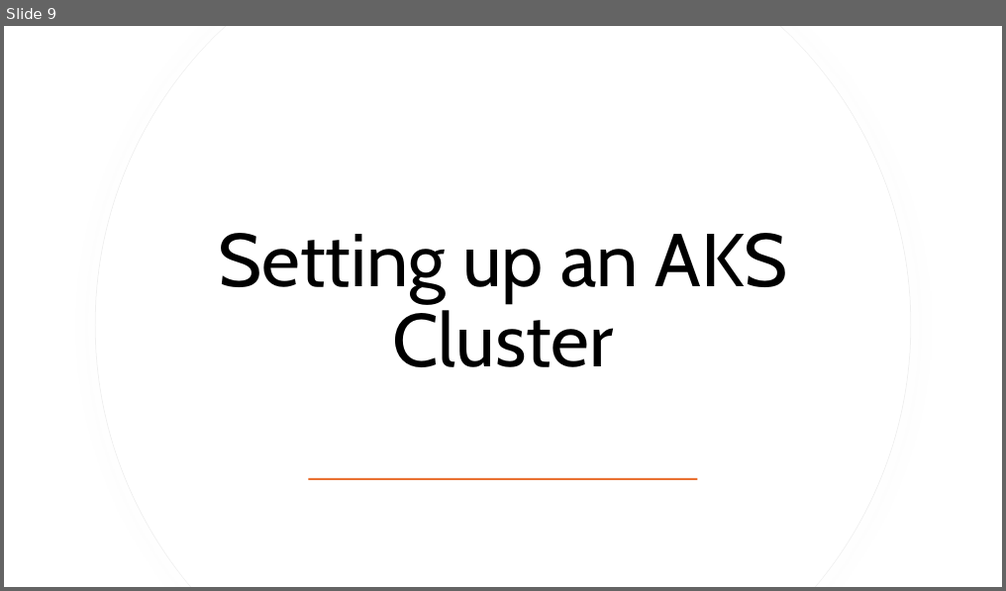
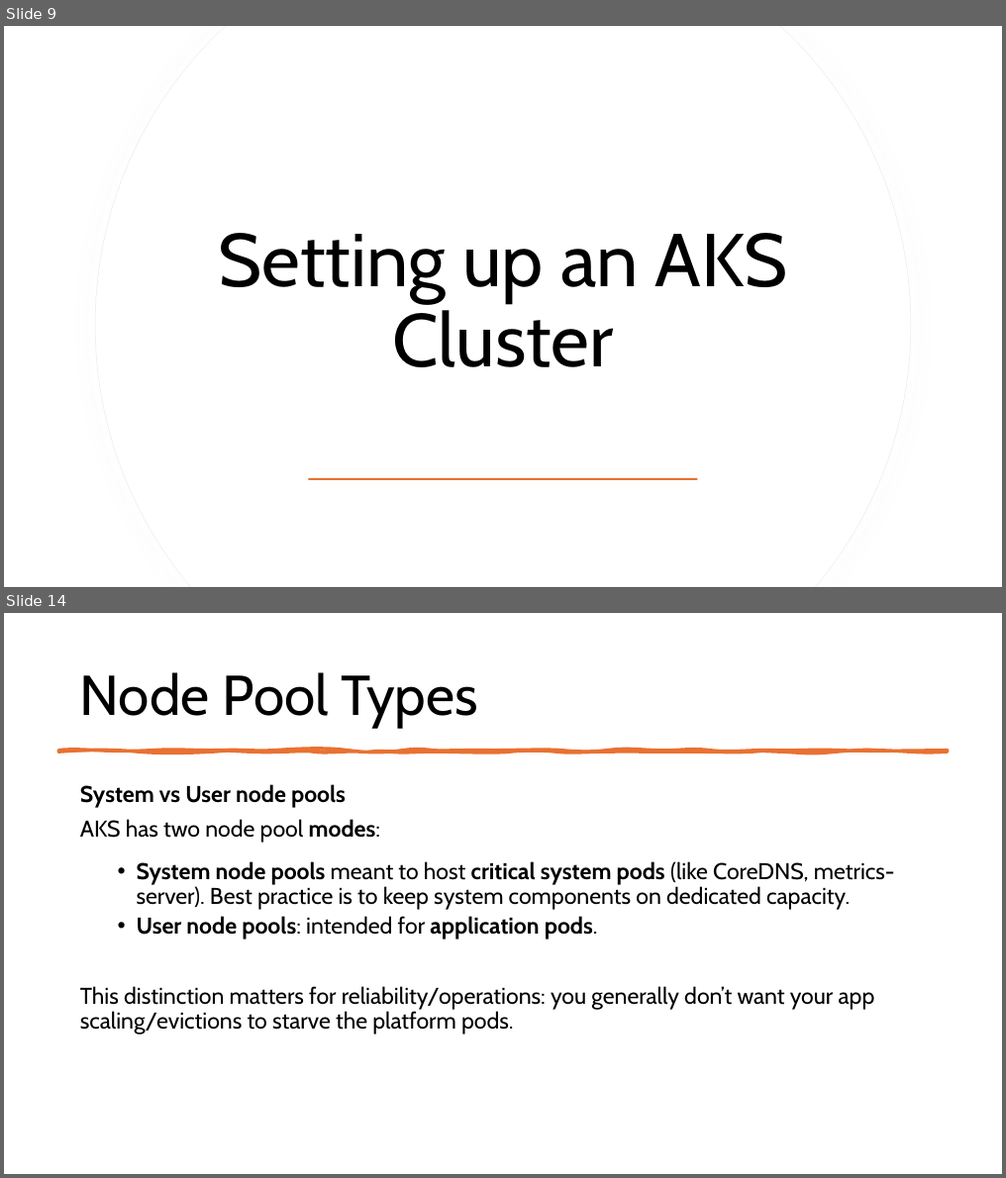
Before and after one commit to fhbilgen/AKSWorkshop, a slide deck: AKS.pptx. Shown one above the other, each under a label of ours: slide 9 before the commit, slides 9 and 14 after it; the slides between them are not shown. The pictures are 1006x591 and 1006x1178 pixels, drawn with LibreOffice and Linux fonts; fonts in the diff are those of the drawing. Boxes give left, top, right and bottom in pixels: in the first picture for what was removed or moved away, otherwise in the second. Text is boxed around its words. In the diff, an @@ line names an element or a change of style, - is before the commit and + after.

Commit message:
Adding Reliability

```diff
--- a/AKS.pptx
+++ b/AKS.pptx
@@ slide 14 added at [4,613,1002,1174], background #FFFFFF @@
@@ title added at [80,672,478,728], 54 pt, text #000000 @@
+Node Pool Types
@@ freeform shape added at [58,750,947,752], fill #E97132, outline #E97132 3.25 pt @@
@@ text added at [80,784,895,1035], 22 pt, text #000000 @@
+System vs User node pools
+AKS has two node pool modes:
+  • System node pools meant to host critical system pods (like CoreDNS, metrics-server). Best practice is to keep system components on dedicated capacity.
+  • User node pools: intended for application pods.
+This distinction matters for reliability/operations: you generally don’t want your app scaling/evictions to starve the platform pods.
```
Also in this commit, not shown: 1 slide changed, 7 other slides added.
